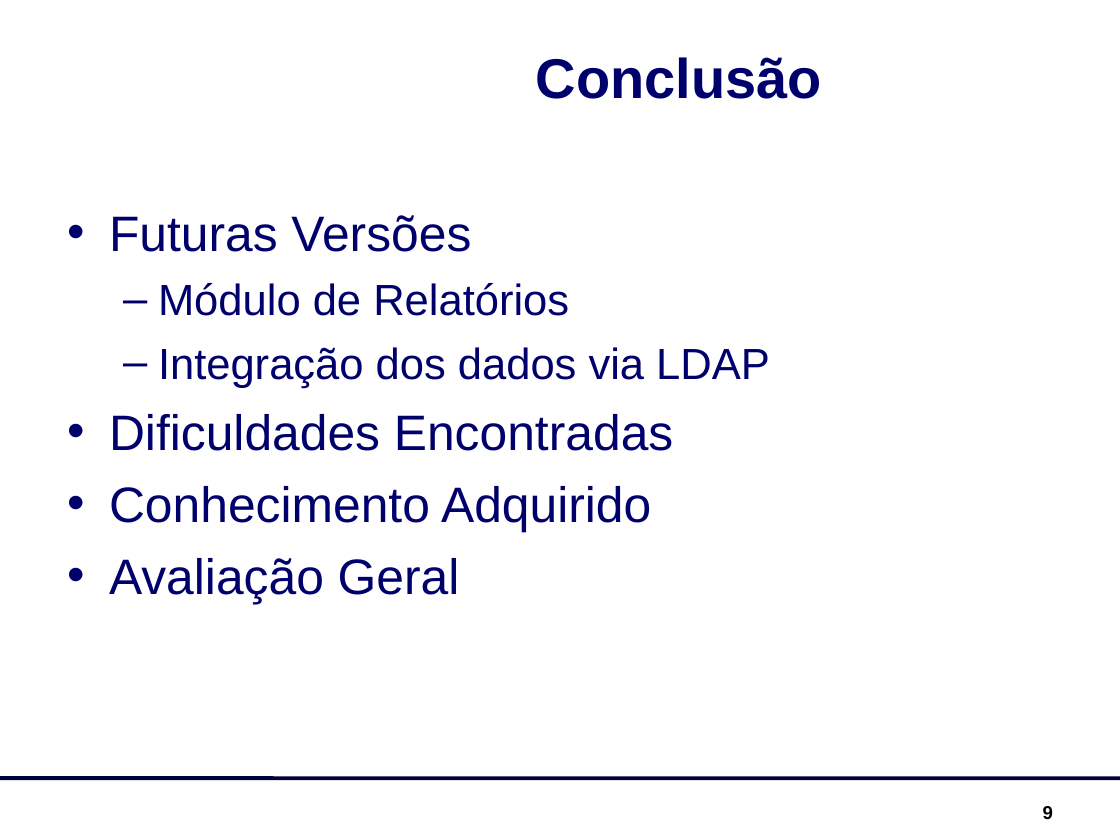
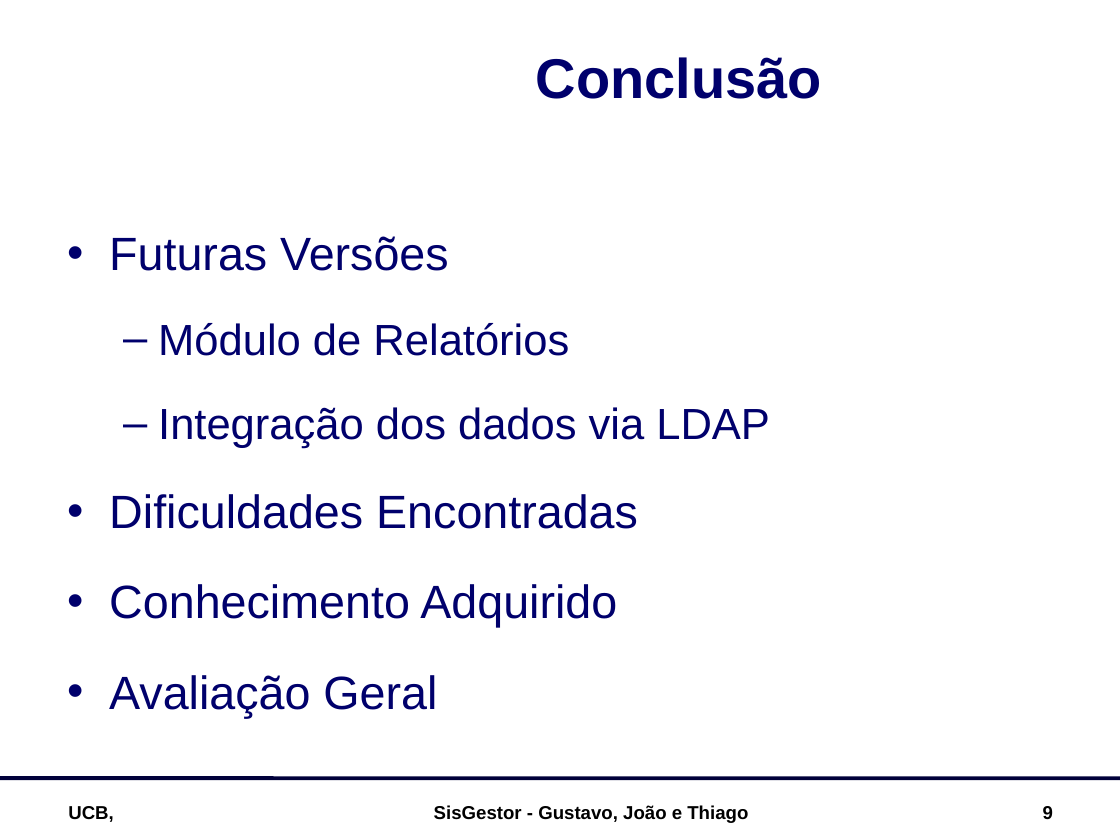
Before and after one commit to joaolce/sisgestor, a slide deck: slide 9 of documentacao/SisGestor_Apresentação.ppt. Drawn at 1120x840 pixels with LibreOffice and Linux fonts; fonts in the diff are those of the drawing; background and template pictures are left out. Boxes give left, top, right and bottom in pixels: in the first picture for what was removed or moved away, otherwise in the second. Text is boxed around its words. In the diff, an @@ line names an element or a change of style, - is before the commit and + after.

```diff
--- a/documentacao/SisGestor_Apresentação.ppt
+++ b/documentacao/SisGestor_Apresentação.ppt
@@ text "Futuras Versões" at (x1=109, y1=236, x2=770, y2=718): size 32 to 30 pt in "Futuras Versões", "Dificuldades Encontradas", "Conhecimento Adquirido", "Avaliação Geral"; line spacing 1 to 1.4 @@
@@ text added at (x1=68, y1=806, x2=114, y2=822), 12 pt, text #000000, bold @@
+UCB,
@@ text added at (x1=434, y1=805, x2=748, y2=823), 12 pt, text #000000, bold @@
+SisGestor - Gustavo, João e Thiago
```
Also in this commit, not shown: 6 other slides changed, 3 slides added, 3 slides removed, 1 other file.
